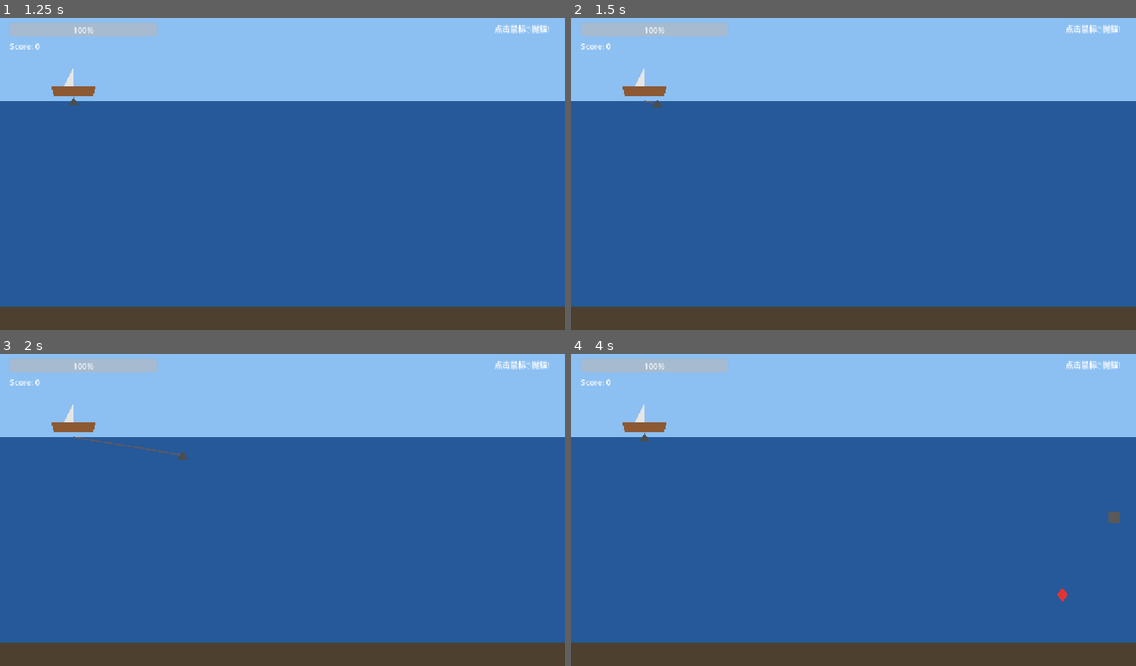
Above: before the commit, frames 1-4 (two rows, left to right).
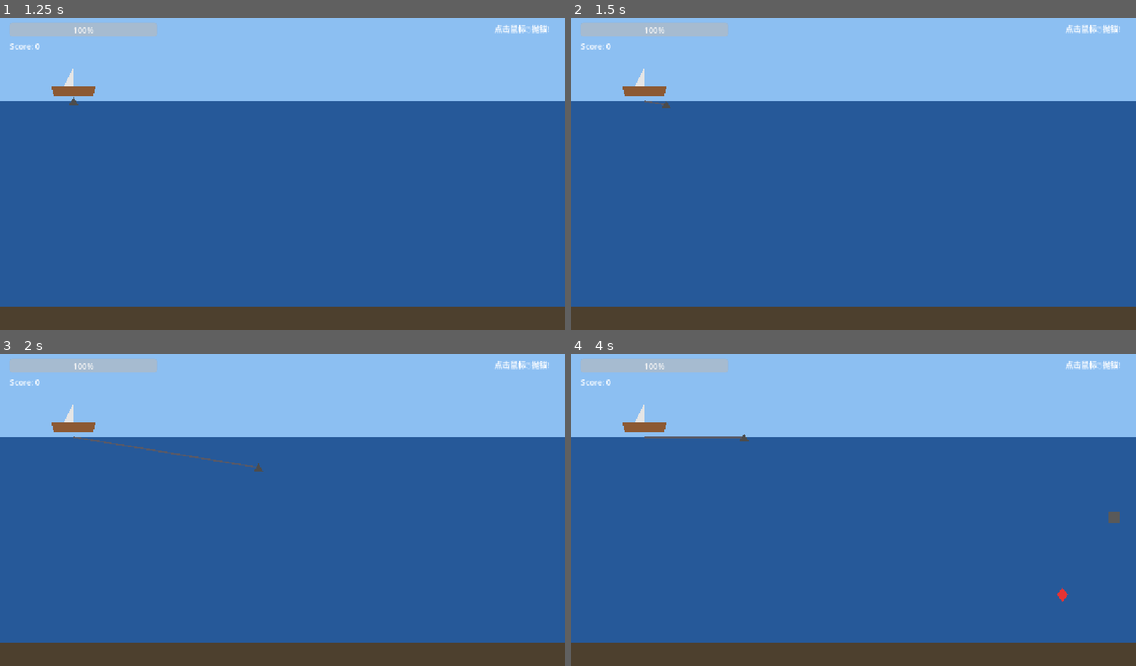
Above: after the commit, the same moments.

Repository: hysonger/anchor-loot
Game: Godot game, scene res://scenes/main.tscn
The game is run twice, just before and just after one commit, with the same random seed, the same clock (stepped at 60 frames per second) and the same inputs.
Inputs (mouse positions are in pixels of both pictures, inside the frame that each line leads up to):
- Up to frame 1 (1.25 s): click "开始游戏 [Space]" at 0.5 s
- Up to frame 2 (1.5 s): tap Enter at 1.25 s; move the mouse to (977, 155) at 1.27 s; click (977, 155) at 1.42 s
- Up to frame 3 (2 s): tap Space at 1.52 s
- Up to frame 4 (4 s): move the mouse to (740, 522) at 2.02 s; click (740, 522) at 2.17 s; tap Space at 2.27, 3.77 s; move the mouse to (910, 438) at 2.77 s; click (910, 438) at 2.92 s; move the mouse to (825, 572) at 3.52 s; click (825, 572) at 3.67 s

Frame 1 is identical in both runs. In frame 2, less than 0.1% of the frame differs, in the area x 14-18%, y 26-29%; in frame 3, 0.1%; in frame 4, 0.2%, in the area x 12-32%, y 25-28%.

Commit message:
fix(anchor): adjust MIN_RATIO to 0.8125 so horizontal speed stays at 650

Diff:
--- a/autoload/game.gd
+++ b/autoload/game.gd
@@ -59,7 +59,7 @@
 const ANCHOR_RETRACT_SPEED := 900.0
 # Anchor speed curve: horizontal shots run at this fraction of vertical speed.
 # 0.0 = motionless at horizontal, 1.0 = no compensation (all directions equal).
-const ANCHOR_SPEED_MIN_RATIO := 0.4
+const ANCHOR_SPEED_MIN_RATIO := 0.8125   # horizontal speed / vertical speed (650 / 800)
 # No FIRE_ANGLE_MAX_DEG: the only aim constraint is "never up" (dir.y >= 0); horizontal is the max.
 
 func is_playing() -> bool:
